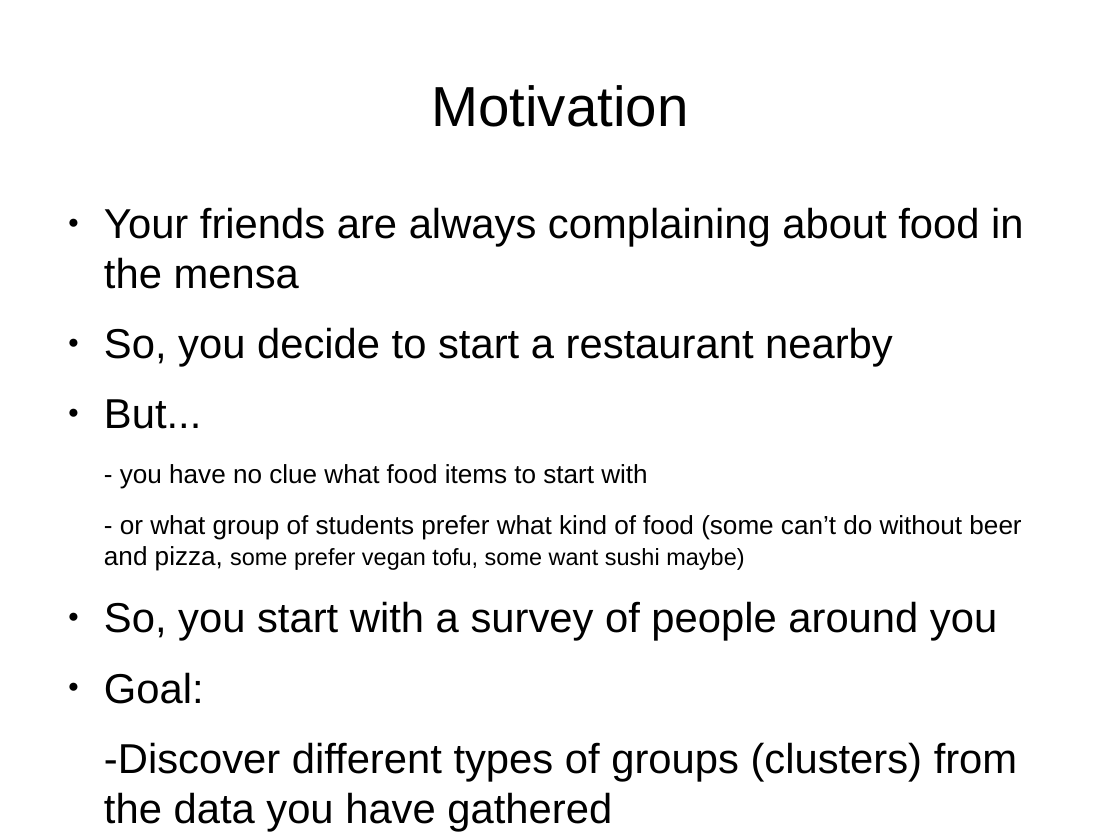
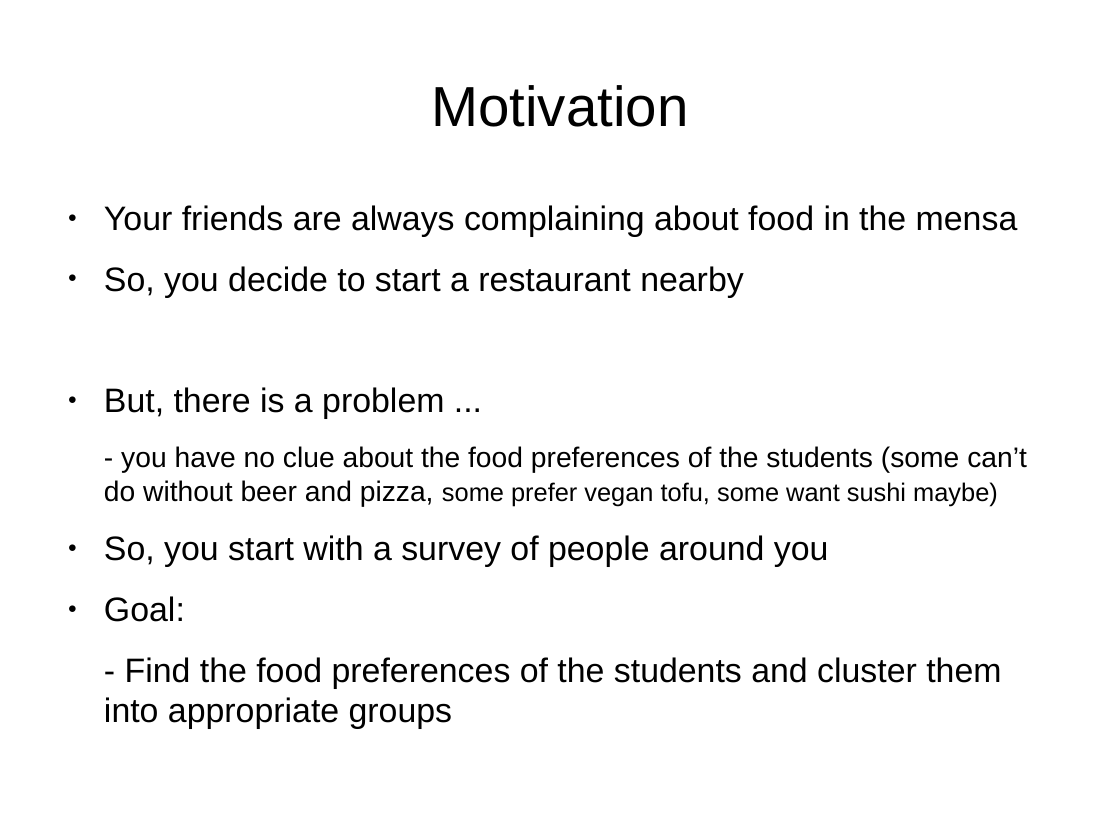
Before and after one commit to afcarl/Dirichlet_Processes, a slide deck: slide 2 of Dirichlet_process.odp. Drawn at 1120x840 pixels with LibreOffice and Linux fonts; fonts in the diff are those of the drawing. Boxes give left, top, right and bottom in pixels: in the first picture for what was removed or moved away, otherwise in the second. Text is boxed around its words. In the diff, an @@ line names an element or a change of style, - is before the commit and + after.

```diff
--- a/Dirichlet_process.odp
+++ b/Dirichlet_process.odp
@@ text at (104,205,1018,622): size 29.6 to 24 pt in "Your friends are always complaining about food ...", "So, you decide to start a restaurant ...", "So, you start with a survey of ...", "Goal:" @@
@@ text at (104,387,1027,507): text changed; size 18.5 to 20 pt @@
-● But...
-- you have no clue what food items to start with
-- or what group of students prefer what kind of food (some can’t do without beer and pizza, some prefer vegan tofu, some want sushi maybe)
+● But, there is a problem ...
+- you have no clue about the food preferences of the students (some can’t do without beer and pizza, some prefer vegan tofu, some want sushi maybe)
@@ text at (125,657,1001,688): text changed; size 29.6 to 24 pt @@
--Discover different types of groups (clusters) from the data you have gathered
+- Find the food preferences of the students and cluster them into appropriate groups
```
Also in this commit, not shown: 4 other slides changed, 4 slides added, 1 slide removed.
